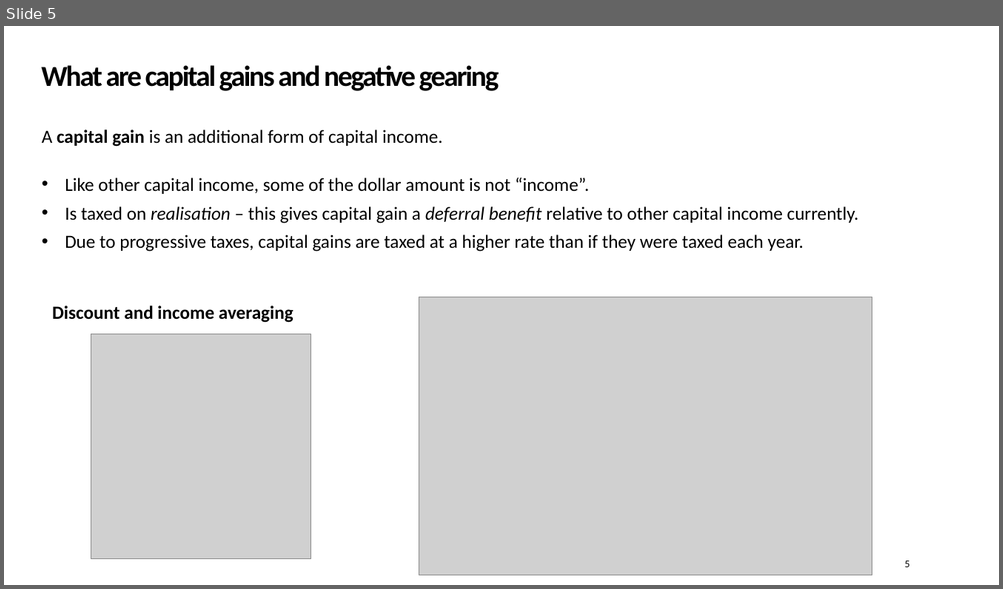
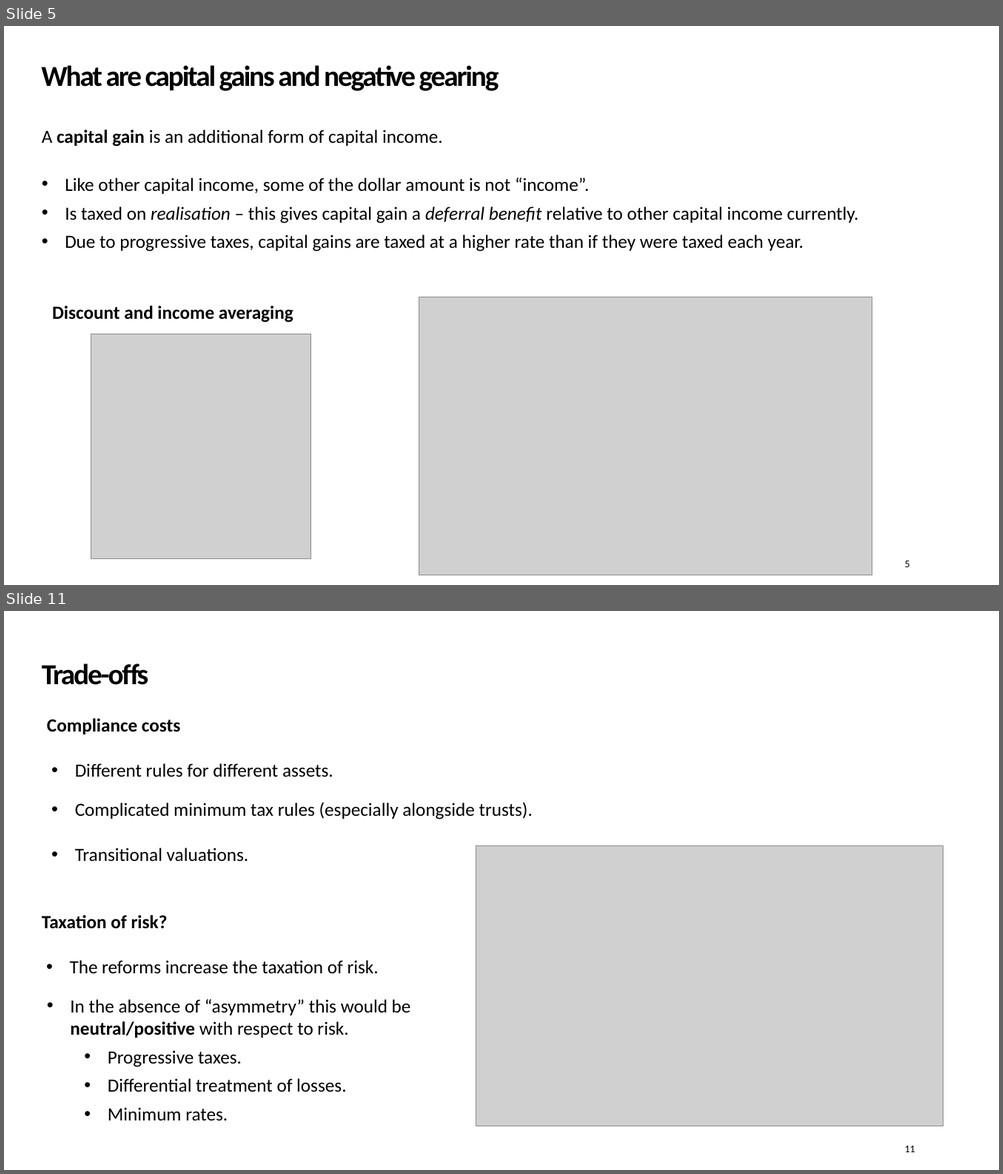
Before and after one commit to Zjub/TVHENZ, a slide deck: e61 Projects/Presentations/QETA Post-Budget 2026.pptx. Shown one above the other, each under a label of ours: slide 5 before the commit, slides 5 and 11 after it; the slides between them are not shown. The pictures are 1003x589 and 1003x1174 pixels, drawn with LibreOffice and Linux fonts; fonts in the diff are those of the drawing; grey boxes stand for pictures; background and template pictures are left out. Boxes give left, top, right and bottom in pixels: in the first picture for what was removed or moved away, otherwise in the second. Text is boxed around its words. In the diff, an @@ line names an element or a change of style, - is before the commit and + after.

```diff
--- a/e61 Projects/Presentations/QETA Post-Budget 2026.pptx
+++ b/e61 Projects/Presentations/QETA Post-Budget 2026.pptx
@@ slide 11 added at (4, 611, 999, 1170), background #FFFFFF @@
@@ title added at (42, 664, 149, 685), 28 pt, text #000000, bold @@
+Trade-offs
@@ text added at (47, 718, 181, 735), 18 pt, text #000000, bold @@
+Compliance costs
@@ text added at (75, 763, 333, 777), 18 pt, text #000000 @@
+• Different rules for different assets.
@@ text added at (75, 802, 532, 820), 18 pt, text #000000 @@
+• Complicated minimum tax rules (especially alongside trusts).
@@ text added at (75, 848, 249, 862), 18 pt, text #000000 @@
+• Transitional valuations.
@@ picture added at (476, 846, 943, 1127) @@
@@ text added at (42, 915, 168, 929), 18 pt, text #000000, bold @@
+Taxation of risk?
@@ text added at (70, 960, 378, 974), 18 pt, text #000000 @@
+• The reforms increase the taxation of risk.
@@ text added at (70, 999, 411, 1122), 18 pt, text #000000 @@
+• In the absence of “asymmetry” this would be neutral/positive with respect to risk.
+  • Progressive taxes.
+  • Differential treatment of losses.
+  • Minimum rates.
@@ page number added at (905, 1146, 915, 1153), 10 pt, text #000000 @@
+11
```
Also in this commit, not shown: 6 slides changed, 7 other slides added, 1 slide removed, 3 other files.
